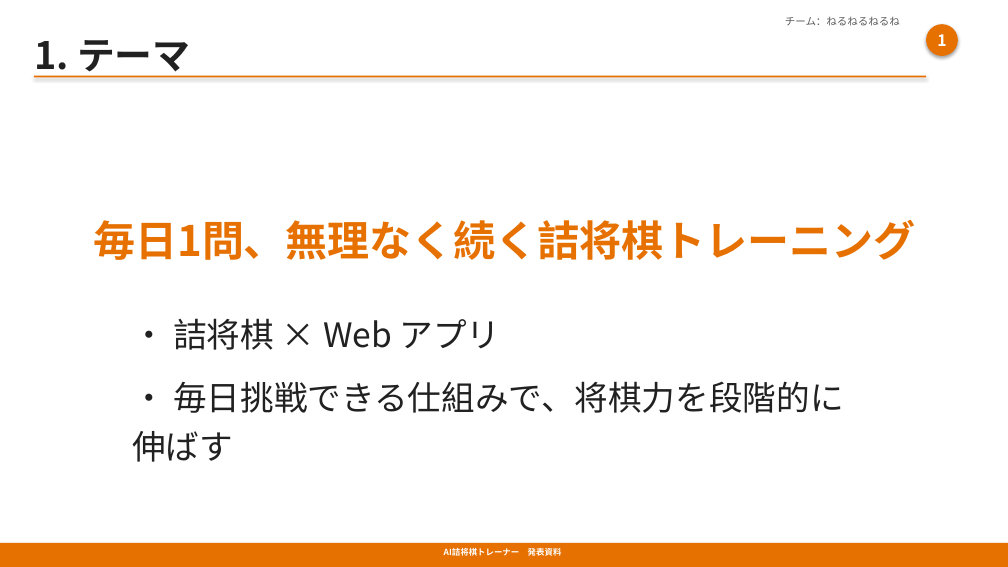
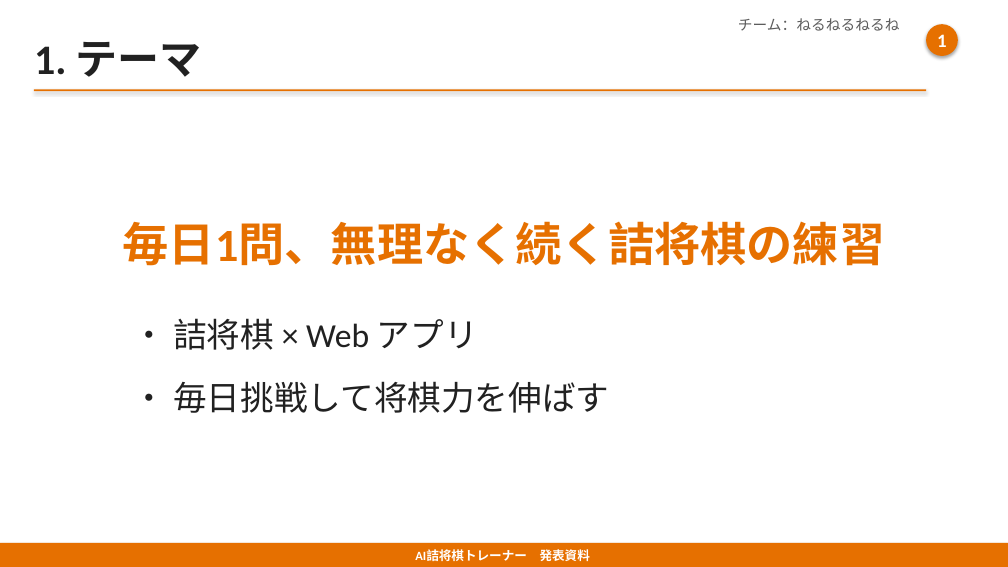
Before and after one commit to yoichi-project01/shogi-tsume-ai, a slide deck: slide 2 of AI詰将棋トレーナー_発表用.pptx. Drawn at 1008x567 pixels with LibreOffice and Linux fonts; fonts in the diff are those of the drawing. Boxes give left, top, right and bottom in pixels: in the first picture for what was removed or moved away, otherwise in the second. Text is boxed around its words. In the diff, an @@ line names an element or a change of style, - is before the commit and + after.

```diff
--- a/AI詰将棋トレーナー_発表用.pptx
+++ b/AI詰将棋トレーナー_発表用.pptx
@@ text "1. テーマ" at [34,42,202,77]: size 36 to 40 pt, font Noto Sans CJK JP to Calibri @@
@@ text "チーム：ねるねるねるね" at [738,18,900,31]: size 10 to 14 pt, font Noto Sans CJK JP to Calibri @@
@@ ellipse "1" at [926,24,958,56]: size 15 to 18 pt, font Noto Sans CJK JP to Calibri @@
@@ rectangle: place and size @@
-rectangle at [34,76,926,78]
+rectangle at [34,89,926,91]
@@ text at [123,221,886,266]: text changed; size 40 to 44 pt; font Noto Sans CJK JP to Calibri @@
-毎日1問、無理なく続く詰将棋トレーニング
+毎日1問、無理なく続く詰将棋の練習
@@ text at [132,318,478,350]: font Noto Sans CJK JP to Calibri in "・ 詰将棋 × Web アプリ" @@
@@ text at [132,381,609,413]: text changed; font Noto Sans CJK JP to Calibri @@
-・ 毎日挑戦できる仕組みで、将棋力を段階的に伸ばす
+・ 毎日挑戦して将棋力を伸ばす
@@ text "AI詰将棋トレーナー 発表資料" at [415,549,590,561]: size 8 to 12 pt, font Noto Sans CJK JP to Calibri @@
```
Also in this commit, not shown: 20 other slides changed, 1 slide removed, 1 other file.
